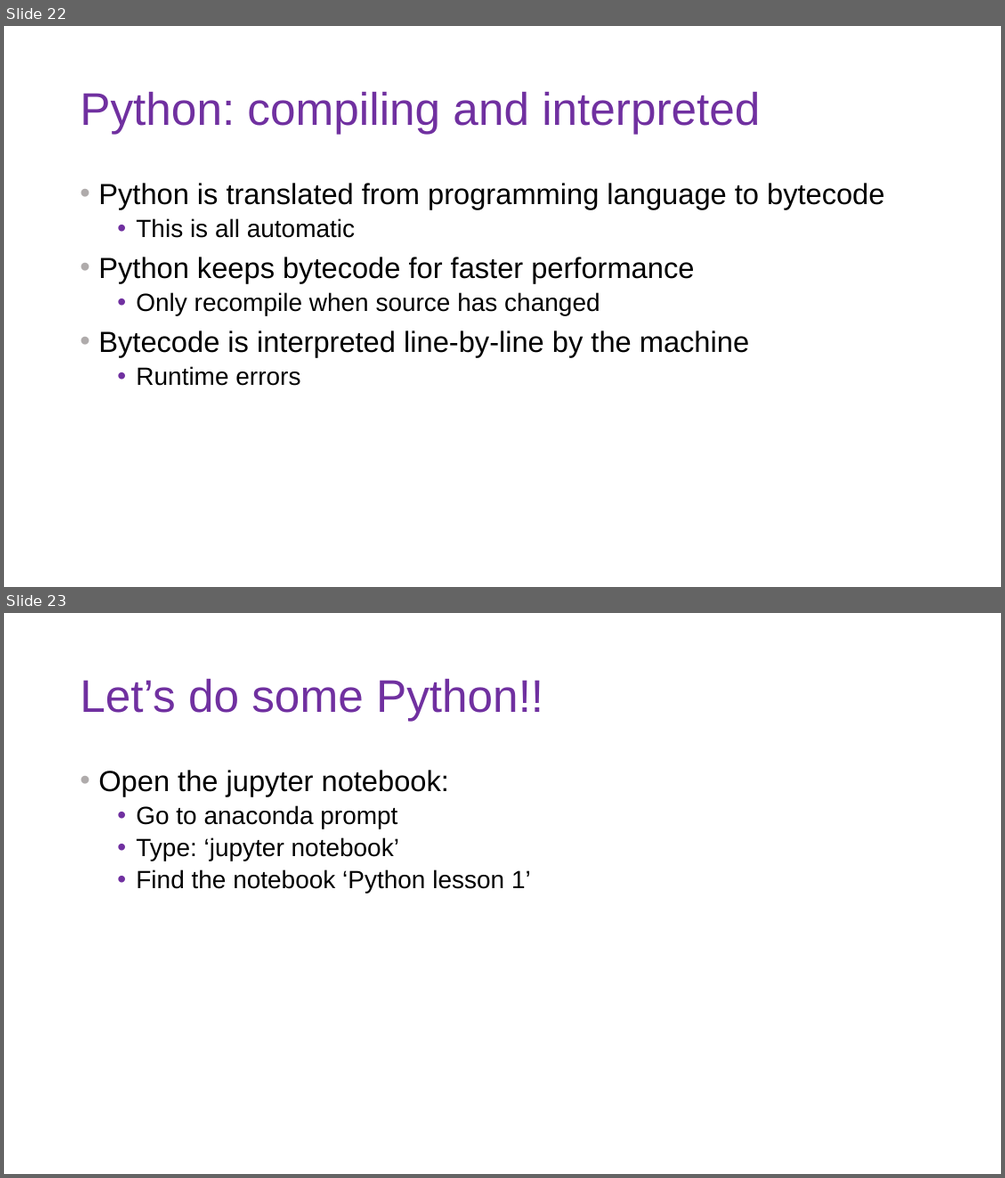
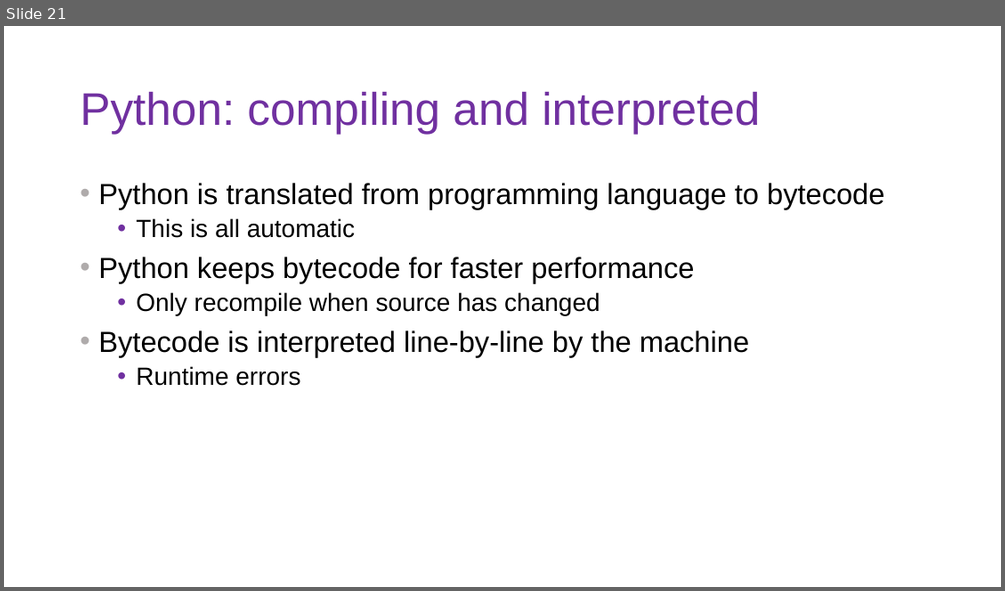
Before and after one commit to DoriMG/SN_python_course, a slide deck: lectures/1_intro_cs.pptx. Shown one above the other, each under a label of ours: slides 22 and 23 before the commit, slide 21 after it. The pictures are 1005x1178 and 1005x591 pixels, drawn with LibreOffice and Linux fonts; fonts in the diff are those of the drawing. Boxes give left, top, right and bottom in pixels: in the first picture for what was removed or moved away, otherwise in the second. Text is boxed around its words. In the diff, an @@ line names an element or a change of style, - is before the commit and + after.

Commit message:
Lecture slides and notebooks

```diff
--- a/lectures/1_intro_cs.pptx
+++ b/lectures/1_intro_cs.pptx
@@ slide 23 removed at bbox=[4, 613, 1001, 1174], background #FFFFFF @@
@@ title removed at bbox=[80, 679, 543, 721] @@
-Let’s do some Python!!
@@ text removed at bbox=[98, 770, 531, 892] @@
-• Open the jupyter notebook:
-  • Go to anaconda prompt
-  • Type: ‘jupyter notebook’
-  • Find the notebook ‘Python lesson 1’
@@ what was slide 22 is now slide 21 @@
```
Also in this commit, not shown: 12 slides added, 5 other slides removed, 40 other files.
